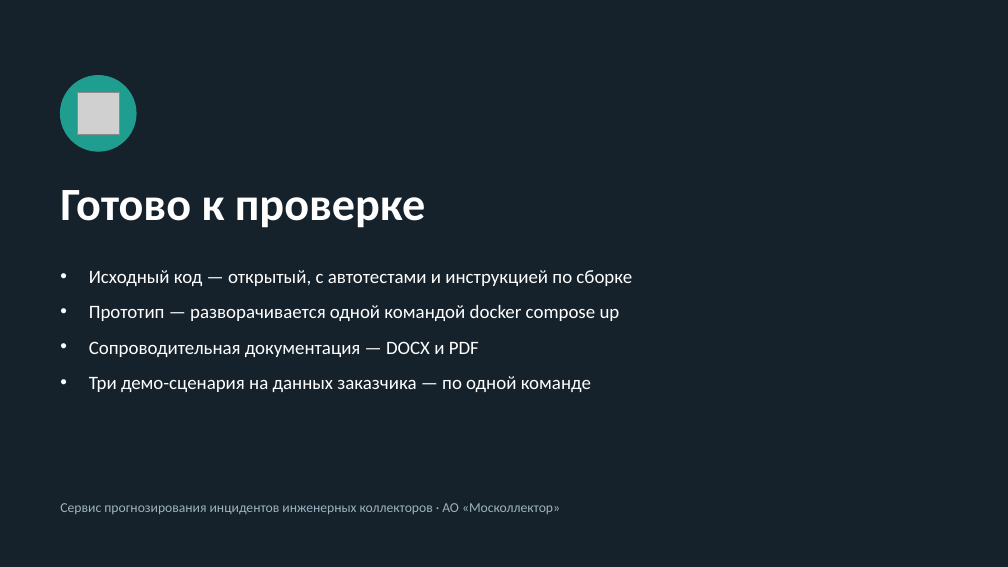
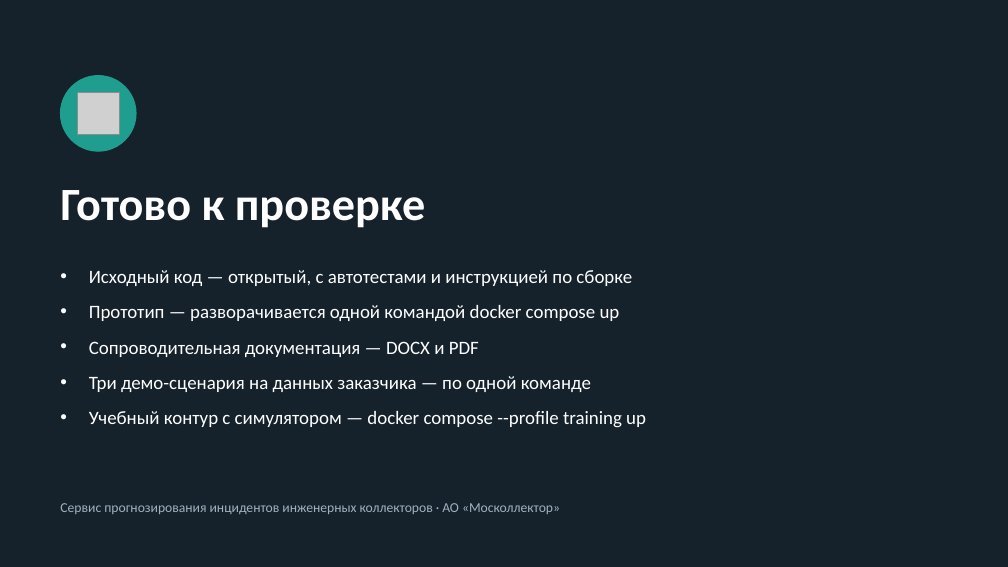
Before and after one commit to Microgit-dev/collector_incident_forecast, a slide deck: slide 21 of docs/delivery/out/Презентация.pptx (slide 18 before the commit). Drawn at 1008x567 pixels with LibreOffice and Linux fonts; fonts in the diff are those of the drawing; grey boxes stand for pictures. Boxes give left, top, right and bottom in pixels: in the first picture for what was removed or moved away, otherwise in the second. Text is boxed around its words. In the diff, an @@ line names an element or a change of style, - is before the commit and + after.

```diff
--- a/docs/delivery/out/Презентация.pptx
+++ b/docs/delivery/out/Презентация.pptx
@@ text at <box>89,411,646,428</box>: paragraph added @@
+• Учебный контур с симулятором — docker compose --profile training up
```
Also in this commit, not shown: 9 other slides changed, 5 slides added, 2 slides removed, 16 other files.
